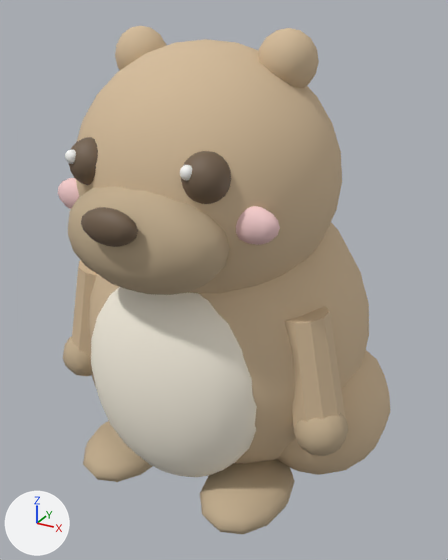
Renders of the glTF model public/models/capybara.glb from each side of a commit.
Both versions are drawn from a camera (50 mm lens) standing at (0.789, -1.446, 1.271) and looking at (0.031, -0.069, 0.583). Arrows for +X, +Y and +Z are at lower left; the lights stay in place. The older version comes first. Where no turn or scale is listed for an object, it has been applied to the vertices.

The scene before the commit, as lines of its bpy script (objects in view):
```python
ob_capybara_arm = bpy.data.objects.new('Capybara_arm', me_cone)
ob_capybara_arm.location = (-0.34, -0.18, 0.45)
ob_capybara_arm_001 = bpy.data.objects.new('Capybara_arm.001', me_cone_001)
ob_capybara_arm_001.location = (0.34, -0.18, 0.45)
ob_capybara_body = bpy.data.objects.new('Capybara_body', me_sphere)
ob_capybara_body.location = (0.0, 0.0, 0.42)
ob_capybara_ear = bpy.data.objects.new('Capybara_ear', me_sphere_009)
ob_capybara_ear.location = (-0.2, -0.08, 1.16)
ob_capybara_ear_001 = bpy.data.objects.new('Capybara_ear.001', me_sphere_011)
ob_capybara_ear_001.location = (0.2, -0.08, 1.16)
ob_capybara_foot = bpy.data.objects.new('Capybara_foot', me_sphere_003)
ob_capybara_foot.location = (-0.2, -0.24, 0.06)
ob_capybara_haunch = bpy.data.objects.new('Capybara_haunch', me_sphere_002)
ob_capybara_haunch.location = (-0.3, 0.02, 0.22)
ob_capybara_haunch_001 = bpy.data.objects.new('Capybara_haunch.001', me_sphere_004)
ob_capybara_haunch_001.location = (0.3, 0.02, 0.22)
ob_capybara_head = bpy.data.objects.new('Capybara_head', me_sphere_008)
ob_capybara_head.location = (0.0, -0.1, 0.88)
# also in view: 'Capybara_cheek.001' at (0.24, -0.32, 0.85); 'Capybara_nose' at (0.0, -0.5, 0.86); 'Capybara_eye' at (-0.15, -0.36, 0.95); 'Capybara_muzzle' at (0.0, -0.38, 0.8); 'Capybara_belly' at (0.0, -0.28, 0.38)
```
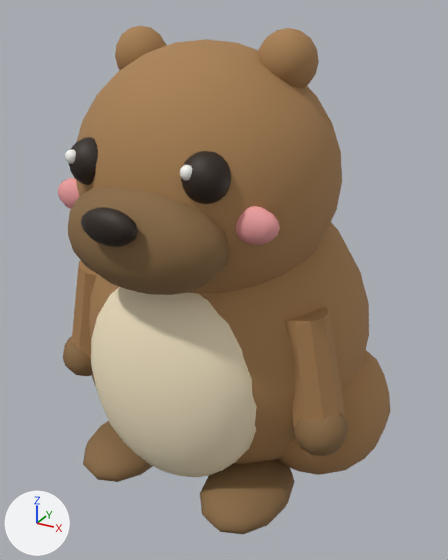
Boxes [x1, y1, x2, y2] around the edits, measured in the pictures (448 x 560 px):
'Capybara_head', recoloured (beige to brown): [76, 39, 342, 293] in both
'Capybara_belly', recoloured (pale yellow to beige): [91, 287, 257, 477] in both
'Capybara_body', recoloured (beige to brown): [89, 223, 369, 464] in both
'Capybara_muzzle', recoloured (beige to brown): [68, 186, 230, 295] in both
'Capybara_foot.001', recoloured (beige to brown): [200, 459, 295, 534] in both
'Capybara_haunch.001', recoloured (beige to brown): [277, 350, 390, 475] in both
'Capybara_arm.001', recoloured (beige to brown): [284, 306, 346, 427] in both
'Capybara_ear.001', recoloured (beige to brown): [258, 28, 319, 88] in both
'Capybara_foot', recoloured (beige to brown): [83, 421, 152, 482] in both
'Capybara_eye.001', recoloured (darker): [181, 151, 231, 204] in both
'Capybara_paw.001', recoloured (beige to brown): [293, 413, 348, 456] in both
'Capybara_nose', recoloured (brown to black): [81, 207, 138, 247] in both
'Capybara_arm', recoloured (beige to brown): [72, 260, 97, 360] in both
'Capybara_ear', recoloured (beige to brown): [115, 26, 167, 70] in both
'Capybara_cheek.001', recoloured: [236, 206, 280, 245] in both
'Capybara_eye', recoloured (darker): [69, 137, 98, 185] in both
'Capybara_paw', recoloured (beige to brown): [63, 336, 93, 376] in both
'Capybara_cheek', recoloured: [58, 178, 79, 209] in both

Patch to the scene script:
```diff
--- a/public/models/capybara.glb.py
+++ b/public/models/capybara.glb.py
@@ mat_capy_brown @@
 mat_capy_brown = principled_material('capy_brown')
-mat_capy_brown.base_color = (0.663, 0.502, 0.322)  # beige #d5bc9a
+mat_capy_brown.base_color = (0.397, 0.216, 0.0844)  # brown #a98052
 mat_capy_brown.roughness = 0.85
@@ mat_capy_cream @@
 mat_capy_cream = principled_material('capy_cream')
-mat_capy_cream.base_color = (0.949, 0.89, 0.761)  # pale yellow #f9f2e2
+mat_capy_cream.base_color = (0.888, 0.768, 0.539)  # beige #f2e3c2
 mat_capy_cream.roughness = 0.85
@@ mat_capy_cheek @@
 mat_capy_cheek = principled_material('capy_cheek')
-mat_capy_cheek.base_color = (0.941, 0.627, 0.627)  # pink #f8cfcf
+mat_capy_cheek.base_color = (0.871, 0.352, 0.352)  # pink #f0a0a0
 mat_capy_cheek.roughness = 0.7
@@ mat_capy_dark @@
 mat_capy_dark = principled_material('capy_dark')
-mat_capy_dark.base_color = (0.541, 0.42, 0.271)  # beige #c2ad8e
+mat_capy_dark.base_color = (0.254, 0.147, 0.0595)  # brown #8a6b45
 mat_capy_dark.roughness = 0.85
@@ mat_capy_black @@
 mat_capy_black = principled_material('capy_black')
-mat_capy_black.base_color = (0.169, 0.114, 0.0706)  # brown #725f4b
+mat_capy_black.base_color = (0.0242, 0.0123, 0.00605)  # black #2b1d12
 mat_capy_black.roughness = 0.6
```
